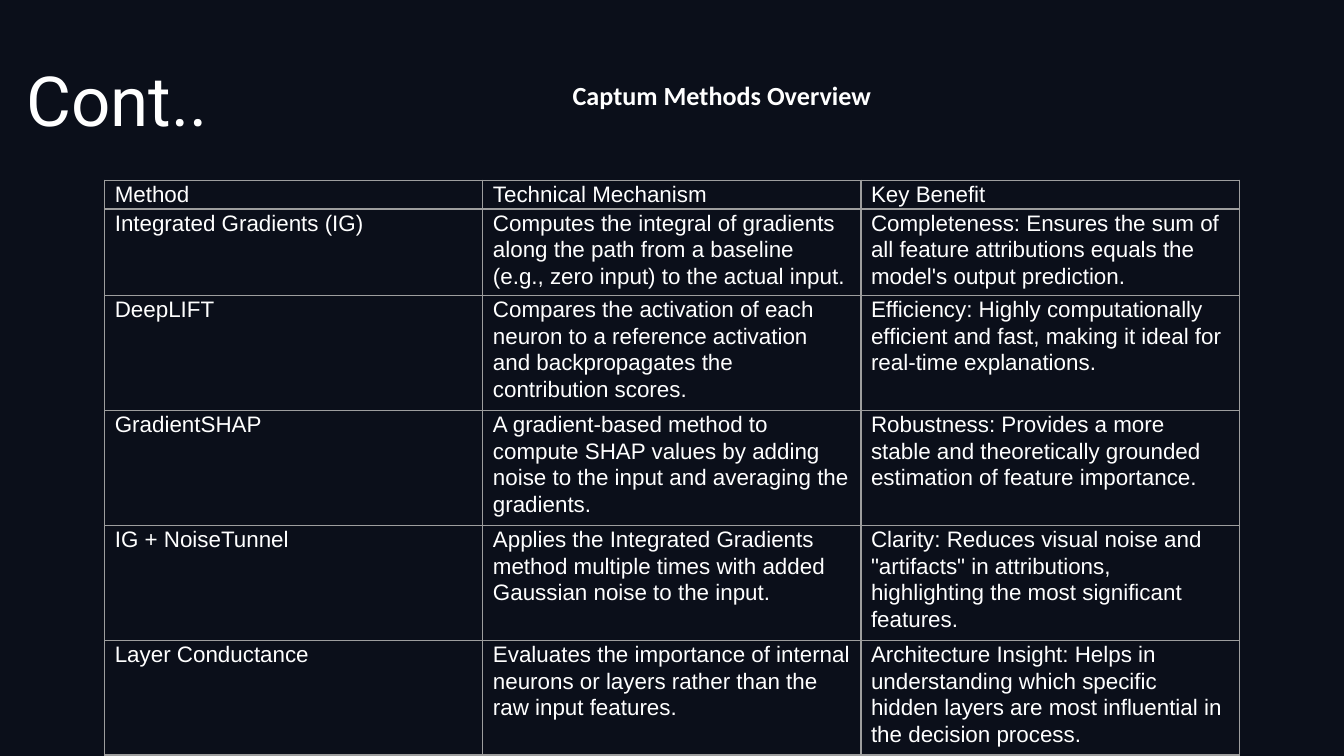
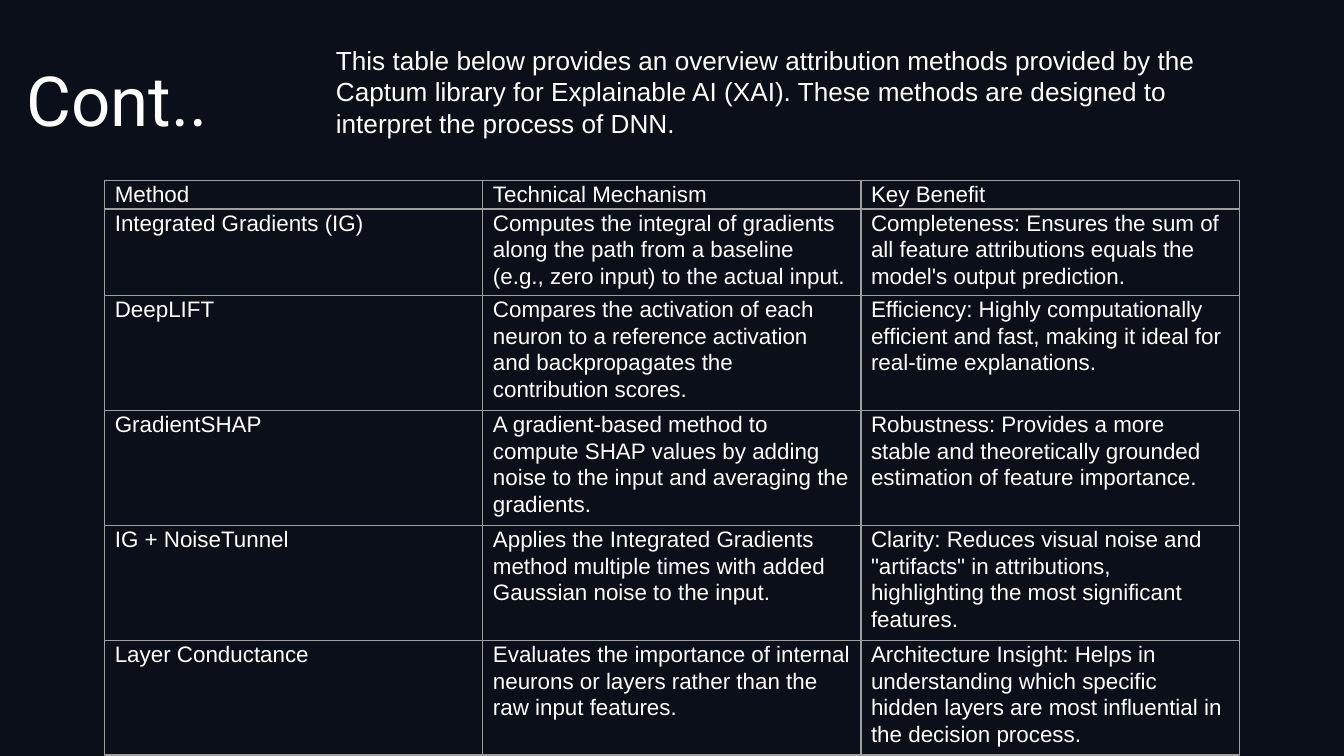
Before and after one commit to Anfal2004/XAI_M2, a slide deck: slide 6 of ST4CS_PPT.pptx. Drawn at 1344x756 pixels with LibreOffice and Linux fonts; fonts in the diff are those of the drawing; background and template pictures are left out. Boxes give left, top, right and bottom in pixels: in the first picture for what was removed or moved away, otherwise in the second. Text is boxed around its words. In the diff, an @@ line names an element or a change of style, - is before the commit and + after.

```diff
--- a/ST4CS_PPT.pptx
+++ b/ST4CS_PPT.pptx
@@ text at box(336, 51, 1194, 139): text changed; font Calibri to Arial; bold off @@
-Captum Methods Overview
+This table below provides an overview attribution methods provided by the Captum library for Explainable AI (XAI). These methods are designed to interpret the process of DNN.
```
Also in this commit, not shown: 2 other slides changed, 3 slides added, 2 slides removed.
